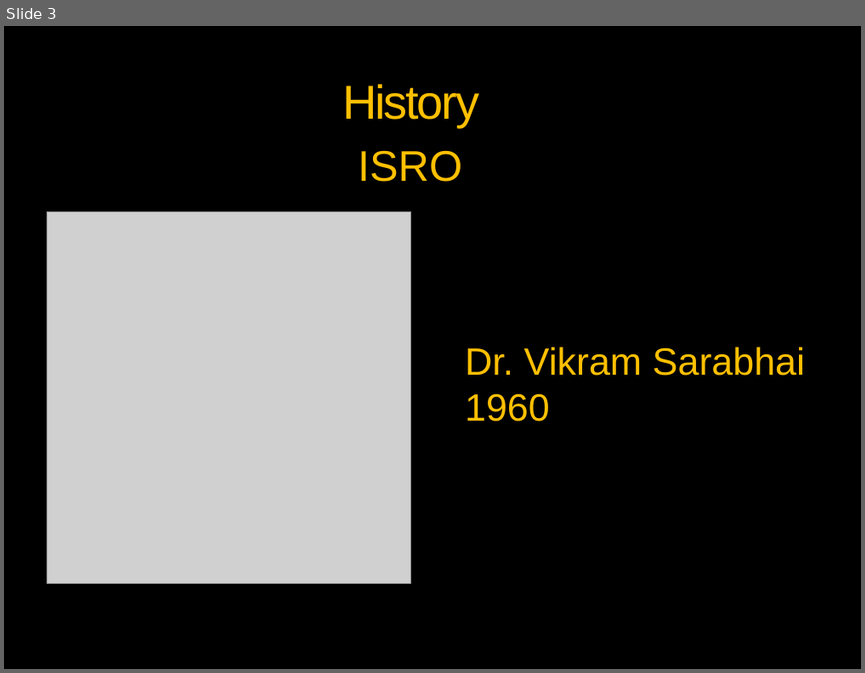
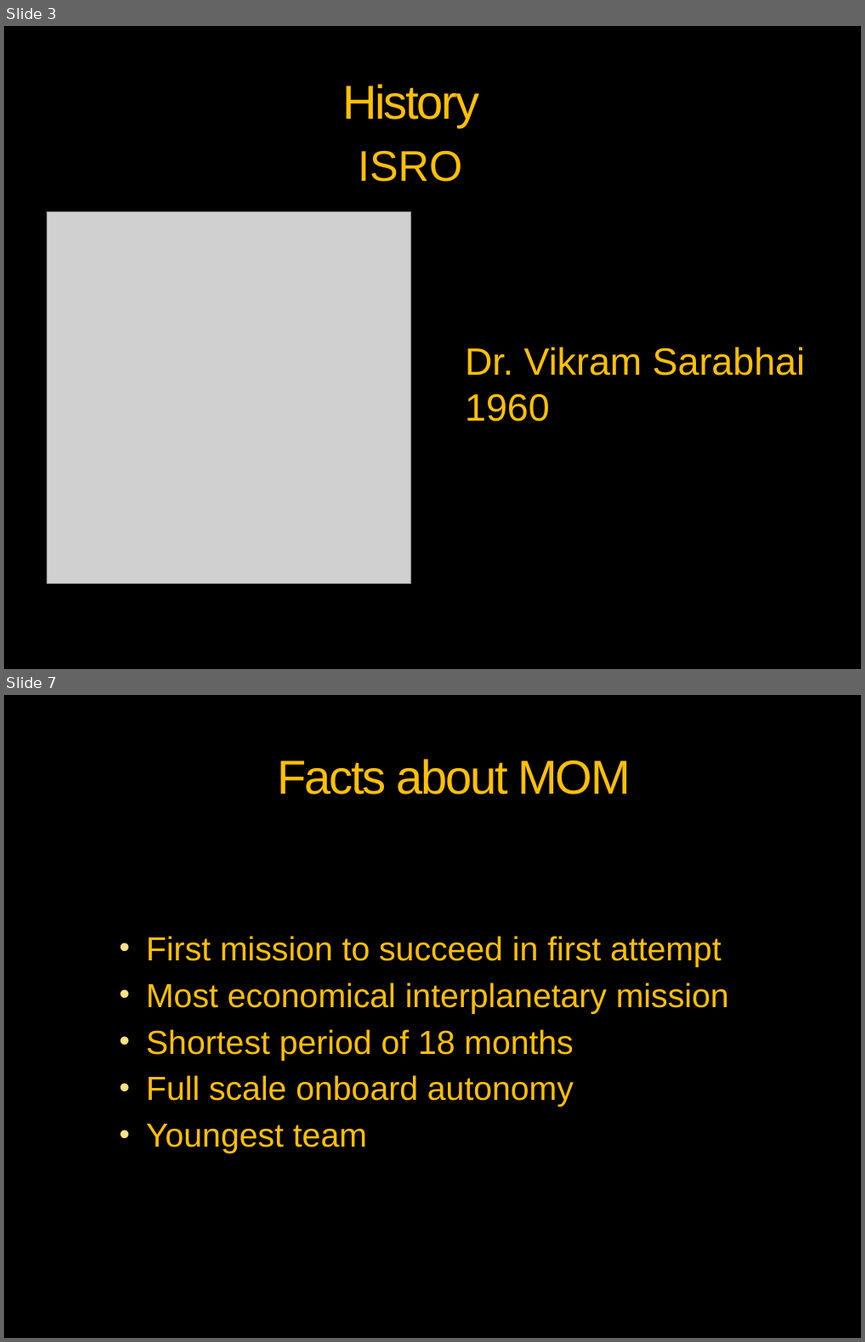
Before and after one commit to vickaas13/tedx, a slide deck: MOM- Taking India to MARS.pptx. Shown one above the other, each under a label of ours: slide 3 before the commit, slides 3 and 7 after it; the slides between them are not shown. The pictures are 865x673 and 865x1342 pixels, drawn with LibreOffice and Linux fonts; fonts in the diff are those of the drawing; grey boxes stand for pictures; background and template pictures are left out. Boxes give left, top, right and bottom in pixels: in the first picture for what was removed or moved away, otherwise in the second. Text is boxed around its words. In the diff, an @@ line names an element or a change of style, - is before the commit and + after.

```diff
--- a/MOM- Taking India to MARS.pptx
+++ b/MOM- Taking India to MARS.pptx
@@ slide 7 added at <box>4,695,861,1338</box>, background picture (left out); not listed: 3 template elements that a slide beside it also shows @@
@@ title added at <box>278,759,630,794</box>, 40 pt, text #FFC000 @@
+Facts about MOM
@@ text added at <box>146,936,729,1153</box>, 28 pt, text #FFC000 @@
+  • First mission to succeed in first attempt
+  • Most economical interplanetary mission
+  • Shortest period of 18 months
+  • Full scale onboard autonomy
+  • Youngest team
```
Also in this commit, not shown: 2 slides changed, 9 other slides added, 3 slides removed.
